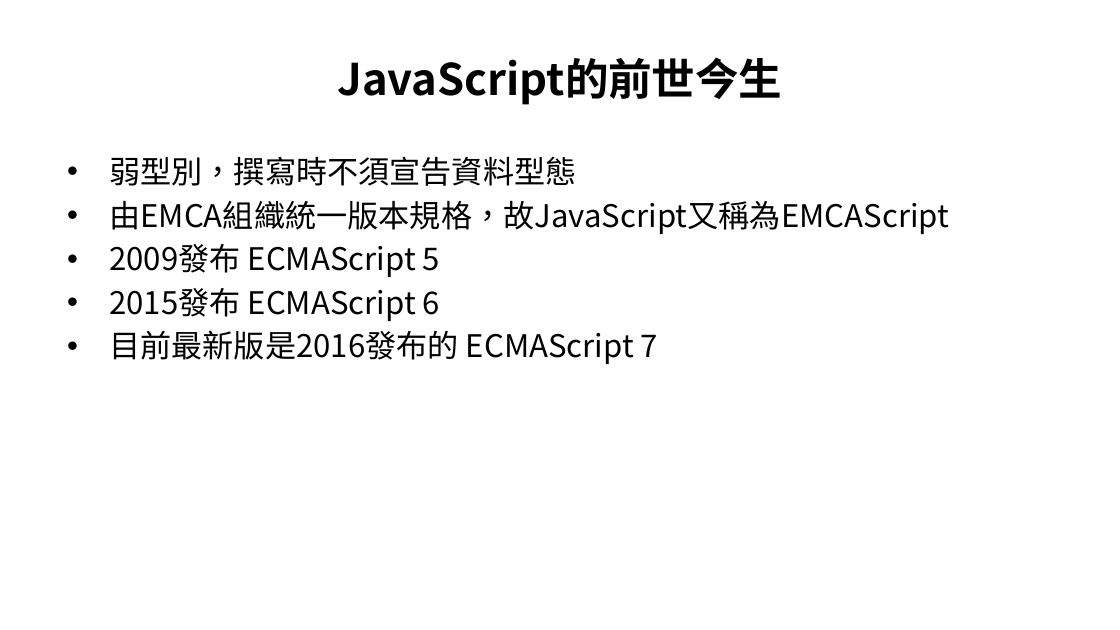
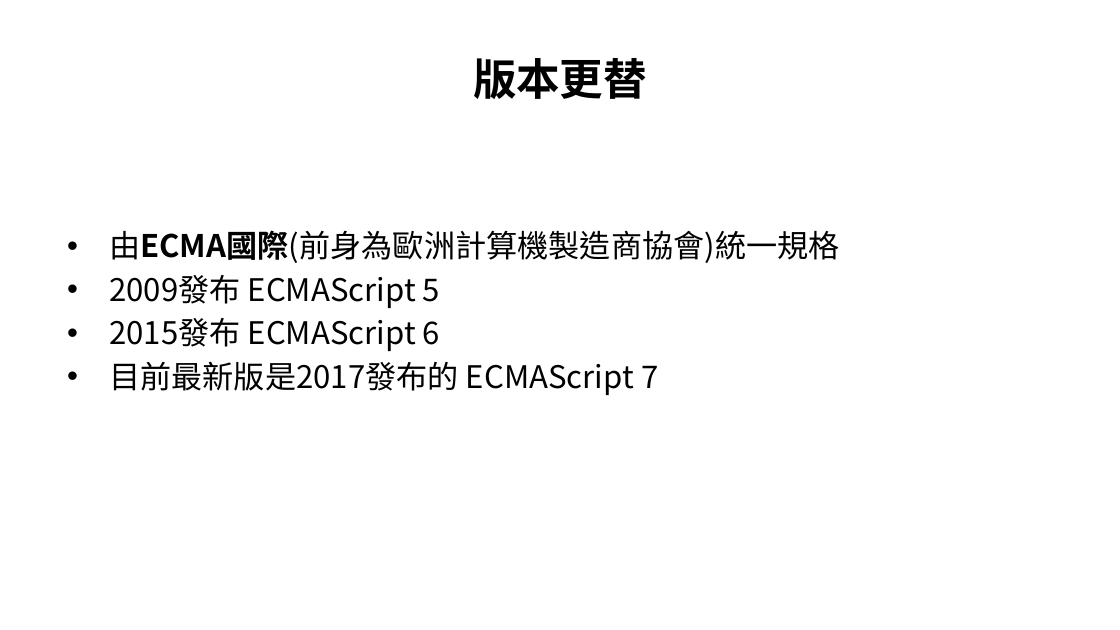
Before and after one commit to allen8101070/JavaScript-PPT, a slide deck: slide 4 of javaScript.pptx. Drawn at 1120x630 pixels with LibreOffice and Linux fonts; fonts in the diff are those of the drawing; background and template pictures are left out. Boxes give left, top, right and bottom in pixels: in the first picture for what was removed or moved away, otherwise in the second. Text is boxed around its words. In the diff, an @@ line names an element or a change of style, - is before the commit and + after.

```diff
--- a/javaScript.pptx
+++ b/javaScript.pptx
@@ title at (473,58,647,99): text changed @@
-JavaScript的前世今生
+版本更替
@@ text "由ECMA國際(前身為歐洲計算機製造商協會)統一規格" at (109,230,840,395): vertical alignment top to middle @@
@@ text at (109,230,840,263): text changed @@
-• 弱型別，撰寫時不須宣告資料型態
-• 由EMCA組織統一版本規格，故JavaScript又稱為EMCAScript
+• 由ECMA國際(前身為歐洲計算機製造商協會)統一規格
@@ text at (109,361,658,395): text changed @@
-• 目前最新版是2016發布的 ECMAScript 7
+• 目前最新版是2017發布的 ECMAScript 7
```
Also in this commit, not shown: 12 other slides changed, 12 slides added, 10 slides removed, 1 other file.
